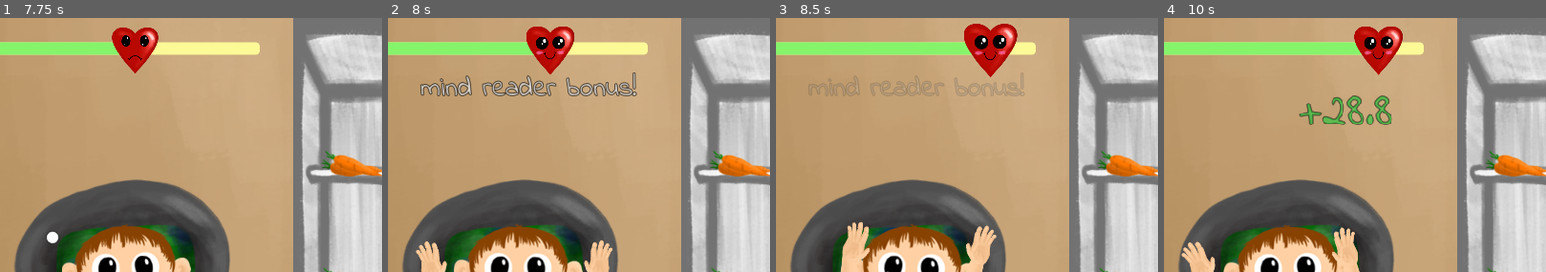
Above: before the commit, frames 1-4 (left to right).
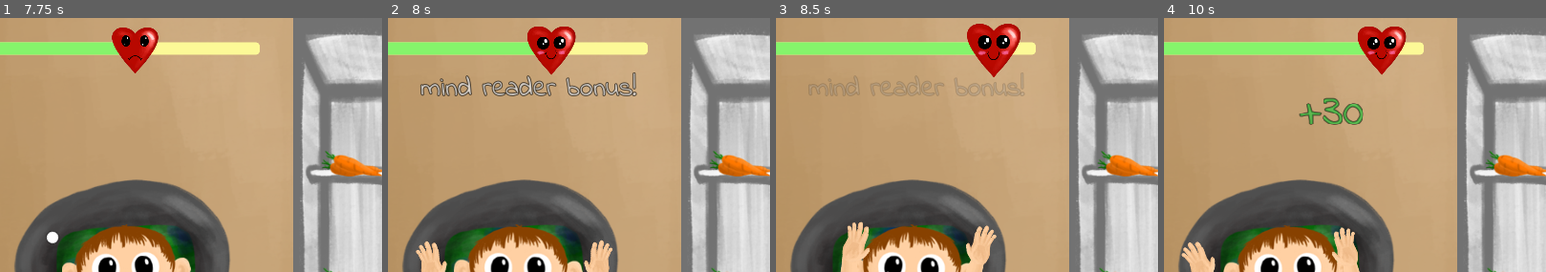
Above: after the commit, the same moments.

Repository: metcalf-putnam/famJam2021
Game: Godot game, scene res://base_scene/base.tscn
Two runs of this game, one before a commit and one after it. Both use one fixed random seed, a clock stepped at 60 frames per second and the inputs below.
Inputs (mouse positions are % of the whole screen's width and height, from its top left):
- Up to frame 1 (7.75 s): move the mouse to (72, 45) at 0.52 s; click (72, 45) at 0.67 s; tap Enter at 1.25 s; move the mouse to (30, 55) at 1.27 s; click (30, 55) at 1.42 s; click "reload" at 2 s; move the mouse to (60, 28) at 2.77 s; click (60, 28) at 2.92 s; click "normal" at 3.5 s; click "normal" at 4.25 s; click "start" at 5 s; move the mouse to (8, 22) at 5.77 s; click (8, 22) at 5.92 s; move the mouse to (21, 23) at 6.52 s; click (21, 23) at 6.67 s; move the mouse to (8, 45) at 7.27 s; click (8, 45) at 7.42 s
- Up to frame 2 (8 s): no input
- Up to frame 3 (8.5 s): move the mouse to (20, 46) at 8.02 s; click (20, 46) at 8.17 s
- Up to frame 4 (10 s): move the mouse to (8, 67) at 8.77 s; click (8, 67) at 8.92 s; move the mouse to (21, 68) at 9.52 s; click (21, 68) at 9.67 s
The pictures show only the part of the screen within x 34-84%, y 0-50%; the shares and areas given below are measured in that part.

Frame 1 is identical in both runs. In frame 2, 0.4% of the frame differs, in the area x 36-50%, y 3-23%; in frame 3, 1.0%; in frame 4, 2.1%, in the area x 41-64%, y 3-43%.

Commit message:
fixing tantrum not reducing value

Diff:
--- a/meter/meter.gd
+++ b/meter/meter.gd
@@ -28,7 +28,7 @@
 const happiness_level_multipliers = {
 	Global.Mood.ANGRY: 1,
 	Global.Mood.UPSET: 1,
-	Global.Mood.SAD: 1.2,
+	Global.Mood.SAD: 1.25,
 	Global.Mood.HAPPY: 1.5
 }
 
@@ -128,10 +128,12 @@
 
 func get_adjusted_value(amount, clue_level, fed_wrong_food):
 
-	if amount >= 0 and not fed_wrong_food:
-		return get_adjusted_positive_value(amount, clue_level)
+	if amount >= 0:
+		if not fed_wrong_food:
+			amount *= clue_level_multipliers[clue_level]
+		amount *= happiness_level_multipliers[Global.mood]
 
-	if amount < 0:
+	elif amount < 0:
 		return get_adjusted_negative_value(amount, clue_level)
 
 	return amount
@@ -139,9 +141,6 @@
 
 func get_adjusted_positive_value(amount, clue_level : int):
 	var adjusted_value = amount
-
-	adjusted_value *= clue_level_multipliers[clue_level]
-	adjusted_value *= happiness_level_multipliers[Global.mood]
 
 	return adjusted_value
 
